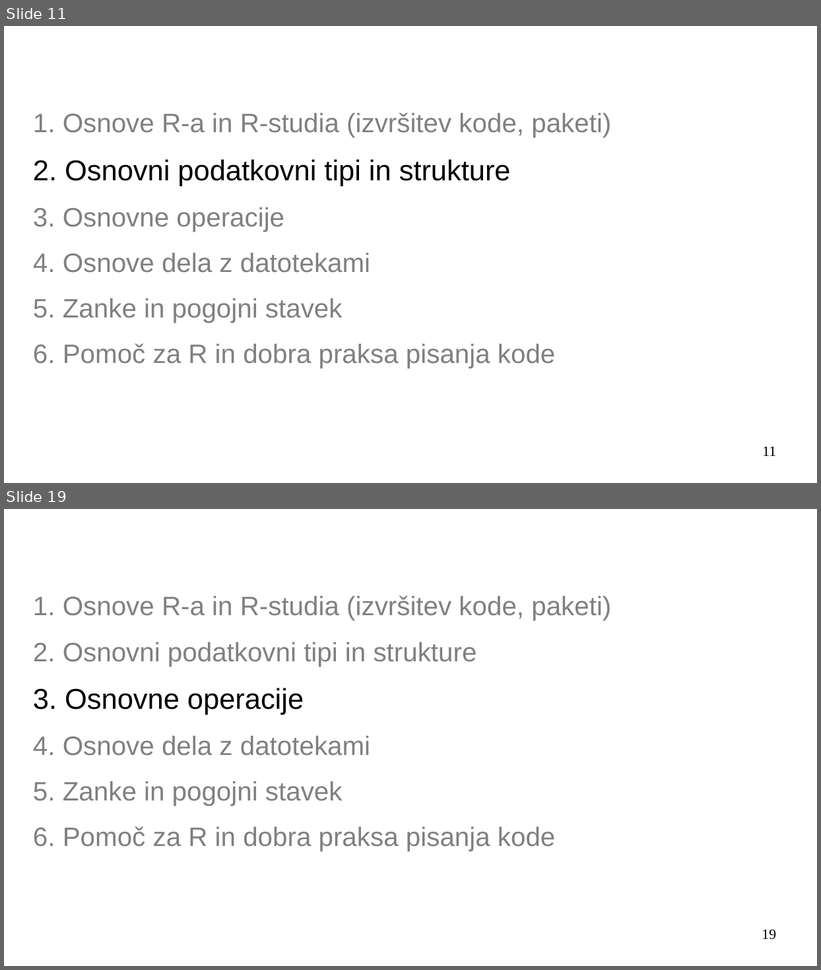
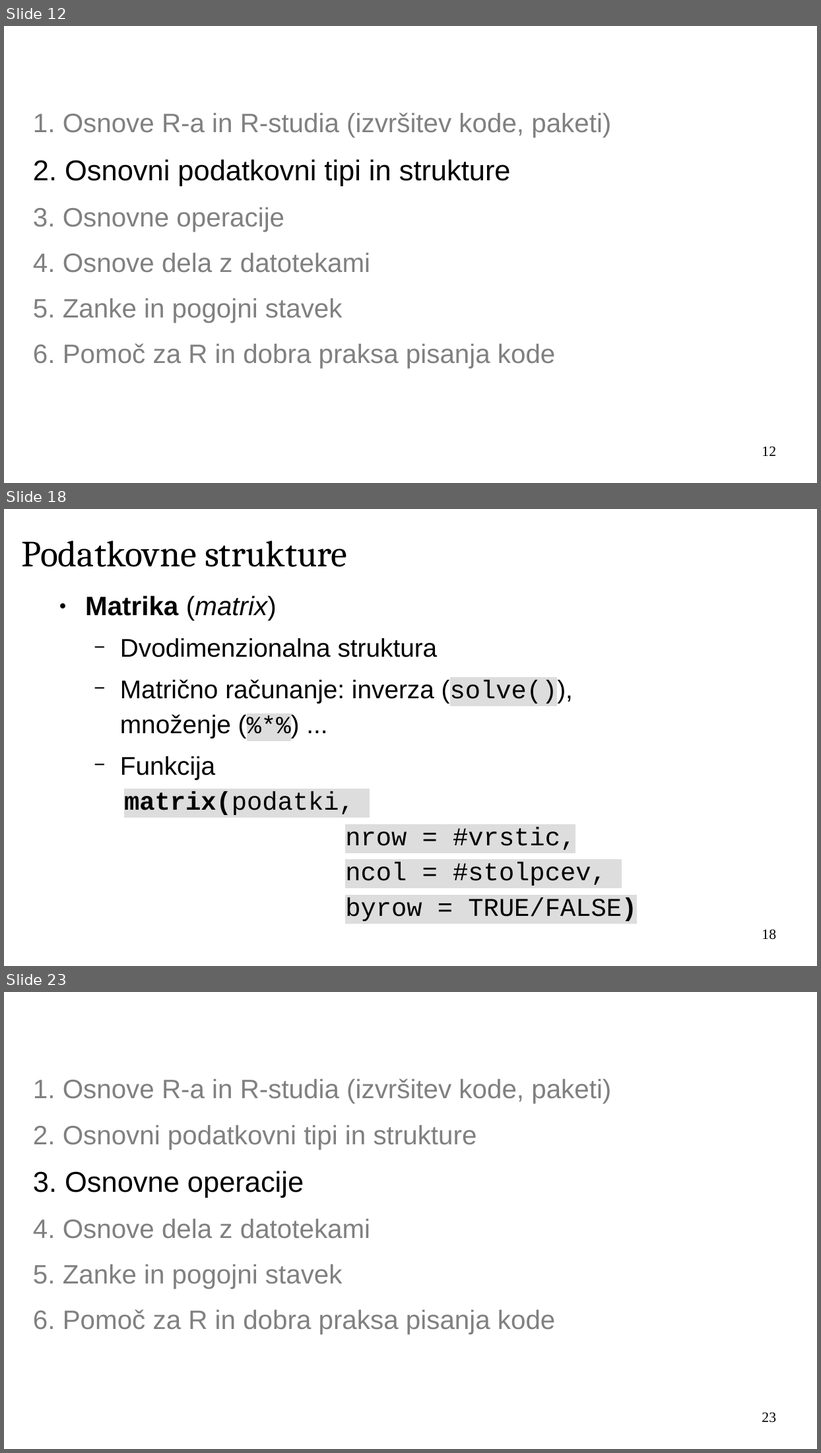
Before and after one commit to janaobsteter/R_tecaj, a slide deck: IT_Rtecaj.odp. Shown one above the other, each under a label of ours: slides 11 and 19 before the commit, slides 12, 18 and 23 after it; the slides between them are not shown. The pictures are 821x970 and 821x1453 pixels, drawn with LibreOffice and Linux fonts; fonts in the diff are those of the drawing; background and template pictures are left out. Boxes give left, top, right and bottom in pixels: in the first picture for what was removed or moved away, otherwise in the second. Text is boxed around its words. In the diff, an @@ line names an element or a change of style, - is before the commit and + after.

```diff
--- a/IT_Rtecaj.odp
+++ b/IT_Rtecaj.odp
@@ slide 18 added at bbox=[4, 509, 817, 966], background #FFFFFF @@
@@ title added at bbox=[21, 541, 347, 567], 36 pt, text #000000 @@
+Podatkovne strukture
@@ text added at bbox=[85, 595, 637, 921], 25 pt, text #000000 @@
+● Matrika (matrix)
+  − Dvodimenzionalna struktura
+  − Matrično računanje: inverza (solve()),
+    množenje (%*%) ...
+  − Funkcija
+    matrix(podatki,
+    nrow = #vrstic,
+    ncol = #stolpcev,
+    byrow = TRUE/FALSE)
@@ page number added at bbox=[762, 929, 776, 940], 14 pt, text #000000 @@
+18
@@ what was slide 11 is now slide 12 @@
@@ page number at bbox=[762, 446, 776, 456]: text changed @@
-11
+12
@@ what was slide 19 is now slide 23 @@
@@ page number at bbox=[762, 1412, 776, 1423]: text changed @@
-19
+23
```
Also in this commit, not shown: 12 slides changed, 9 other slides added, 1 other file.
